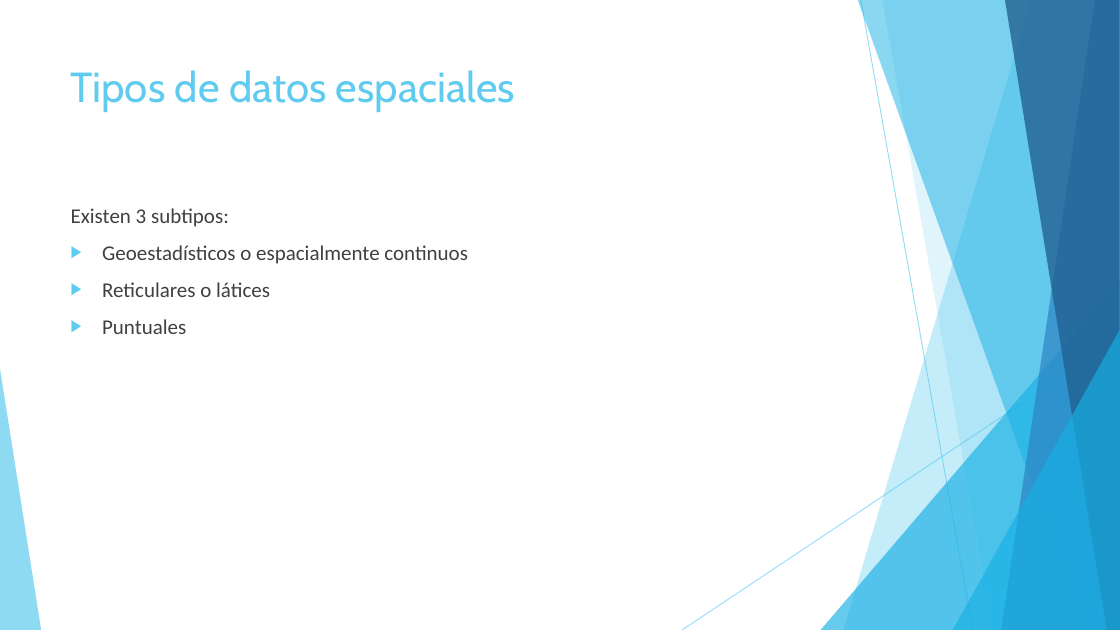
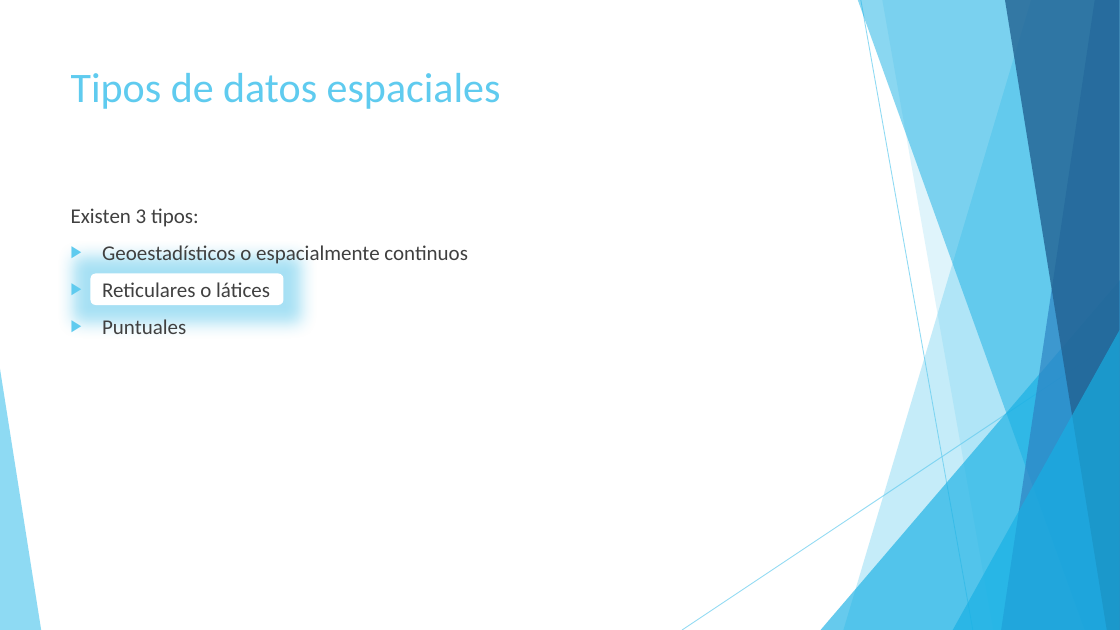
Before and after one commit to Seferra18/Tesina, a slide deck: slide 8 of ppt.pptx. Drawn at 1120x630 pixels with LibreOffice and Linux fonts; fonts in the diff are those of the drawing. Boxes give left, top, right and bottom in pixels: in the first picture for what was removed or moved away, otherwise in the second. Text is boxed around its words. In the diff, an @@ line names an element or a change of style, - is before the commit and + after.

```diff
--- a/ppt.pptx
+++ b/ppt.pptx
@@ title "Tipos de datos espaciales" at (71,73,501,109): font Cabin to Calibri @@
@@ text at (71,208,199,227): text changed @@
-Existen 3 subtipos:
+Existen 3 tipos:
@@ rounded rectangle added at (91,274,284,306), fill #FFFFFF @@
```
Also in this commit, not shown: 20 other slides changed, 8 slides added, 3 slides removed, 1 other file.
